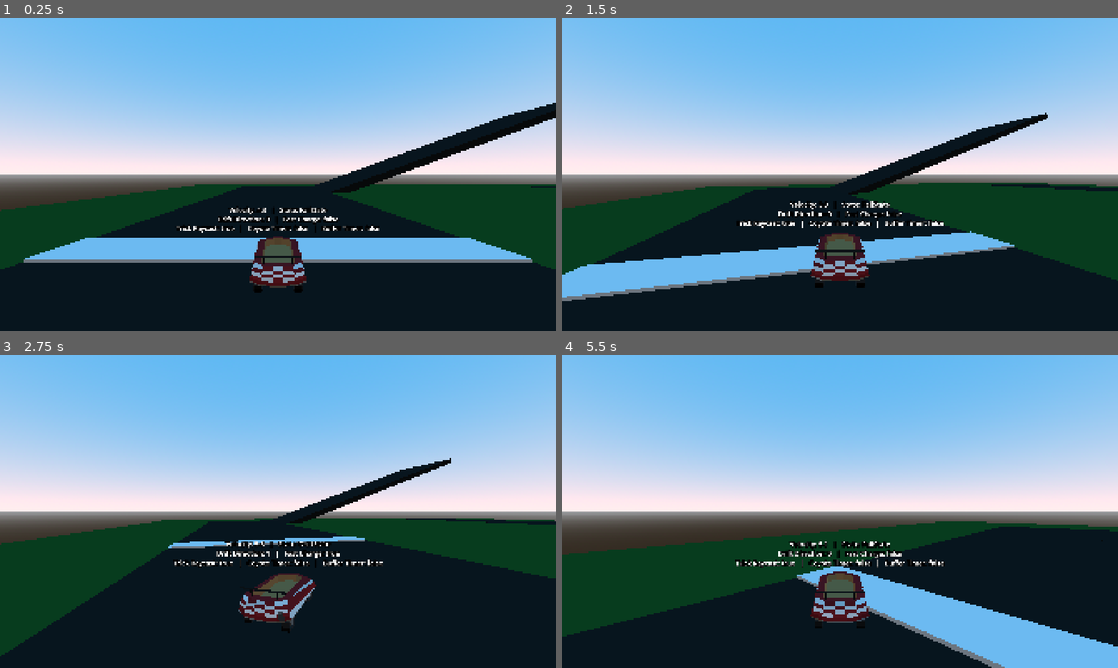
Above: before the commit, frames 1-4 (two rows, left to right).
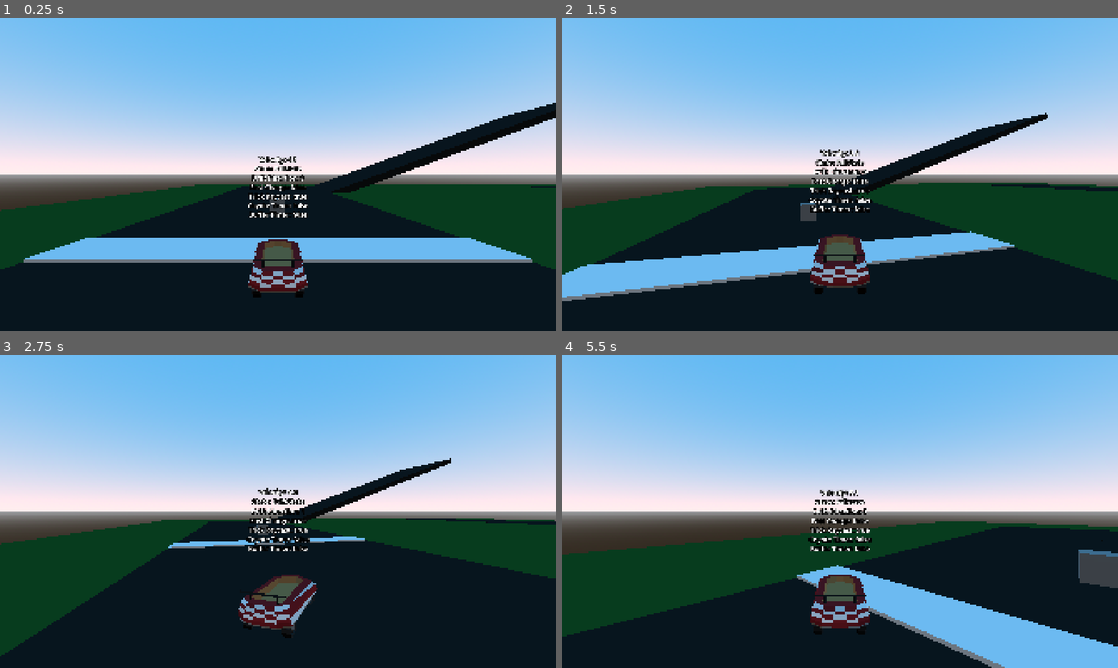
Above: after the commit, the same moments.

Repository: CISC-486-Game-Development-Project/cisc-486-game-development-project
Game: Godot game, scene res://Scenes/Tracks/debug_track.tscn
Same seed, same stepped clock (60 frames per second), same inputs: the game is played once before the commit and once after it. Sound files missing from this copy of the repository are replaced by a short silence.
Inputs:
- Up to frame 1 (0.25 s): no input
- Up to frame 2 (1.5 s): hold D (Right) 0.53-1.28 s; hold P (Drift) 0.53-1.28 s; hold S (Backward) from 1.28 s (still down); tap P (Drift) at 1.35 s
- Up to frame 3 (2.75 s): release S (Backward) at 2.03 s; hold D (Right) from 2.03 s (still down); hold P (Drift) from 2.03 s (still down)
- Up to frame 4 (5.5 s): release D (Right) at 2.78 s; release P (Drift) at 2.78 s; hold W (Forward) 2.78-3.53 s; tap P (Drift) at 2.85, 4.35 s; hold P (Drift) 3.53-4.28 s; hold A (Left) 3.53-5.03 s; hold S (Backward) from 5.03 s (still down); hold P (Drift) from 5.03 s (still down)

The runs differ from the first frame. In frame 1, 2.7% of the frame differs, in the area x 31-69%, y 44-90%; in frame 2, 2.9%; in frame 3, 3.1%; in frame 4, 3.7%, in the area x 31-100%, y 43-89%.

Commit message:
Added Base for Destructible Object & Hit State
Added very basic functionality for collision detection and force application on objects, as well as an unimplemented hit state for spinning out and a better way to display debug label data.

Diff:
--- /dev/null
+++ b/Components/StateMachine/States/hit_state.gd
@@ -0,0 +1,11 @@
+class_name HitState
+extends State
+
+# Onready Vars
+@onready var entity: CharacterBody3D = state_machine.get_parent()
+
+func enter(_prev_state: State) -> void:
+	pass # Begin state's unique animation here
+
+func physics_update(_delta: float) -> void:
+	check_transitions()
--- a/Components/StateMachine/state_transition.gd
+++ b/Components/StateMachine/state_transition.gd
@@ -3,7 +3,7 @@
 extends Node
 
 @export var to_state: State ## [State] to transition to when [member advance_expression] evaluates to true.
-@export_multiline var advance_expression: String ## When true, this transition will occur.
+@export_custom(PROPERTY_HINT_MULTILINE_TEXT, "lang=gdscript") var advance_expression: String ## When true, this transition will occur.
 
 @onready var state: State = get_parent() ## The [State] this transition is a child of.
 
--- /dev/null
+++ b/Entities/DestructibleObject/destructible_object.gd
@@ -0,0 +1,11 @@
+class_name DestructibleObject
+extends RigidBody3D
+
+func _on_area_3d_body_entered(body: Node3D) -> void:
+	if body == self:
+		return
+
+	if body is CharacterBody3D:
+		apply_central_impulse(body.velocity * 2 + Vector3(0, body.velocity.length() / 2, 0))
+	elif body is RigidBody3D:
+		pass
--- a/Entities/PlayerKart3D/player_kart_3d.gd
+++ b/Entities/PlayerKart3D/player_kart_3d.gd
@@ -73,8 +73,8 @@
 	_align_to_ground(delta)
 	move_and_slide()
 
-	# Debug label above kart
-	debug_label_3d.text = "Velocity: " + str(roundf(velocity.length() * 10) / 10) + "   |   State: " + state_machine.current_state.name + "\nDrift Direction: " + str(drift_dir) + "   |   Fast Charge: " + str(abs(steer_request) >= 0.8 and sign(steer_request) == drift_dir) + "\nTrick Raycast: " + str(trick_ray_cast_3d.is_colliding()) + "   |   Coyote Timer: " + str(trick_coyote_timer.time_left > 0)+ "   |   Buffer Timer: " + str(trick_buffer_timer.time_left > 0)
+	# Update Debug Label
+	_update_debug_label()
 
 ## Called every physics frame to collect input data.
 func _handle_input() -> void:
@@ -207,3 +207,26 @@
 		if trick_buffer_timer.time_left > 0 and not trick_ray_cast_3d.is_colliding():
 			return true
 	return false
+
+#####################
+## Debug Functions ##
+#####################
+
+## Updates the debug label's text with accurate information.
+## Should be called every physics frame.
+func _update_debug_label():
+	# Define debug texts to display
+	var debugs: Array[String] = [
+		"Velocity: " + str(roundf(velocity.length() * 10) / 10),
+		"State: " + state_machine.current_state.name,
+		"Drift Direction: " + str(drift_dir),
+		"Fast Charge: " + str(abs(steer_request) >= 0.8 and sign(steer_request) == drift_dir),
+		"Trick Raycast: " + str(trick_ray_cast_3d.is_colliding()),
+		"Coyote Timer: " + str(trick_coyote_timer.time_left > 0),
+		"Buffer Timer: " + str(trick_buffer_timer.time_left > 0),
+	]
+
+	# Apply debug texts to label
+	debug_label_3d.text = ""
+	for t in debugs:
+		debug_label_3d.text += t + "\n"
--- a/Entities/PlayerKart3D/player_kart_3d.tscn
+++ b/Entities/PlayerKart3D/player_kart_3d.tscn
@@ -14,9 +14,10 @@
 [ext_resource type="Script" uid="uid://c8xfvksbxr3eg" path="res://Components/StateMachine/States/reverse_state.gd" id="8_7wlea"]
 [ext_resource type="Script" uid="uid://t3ju34iymdl0" path="res://Components/StateMachine/States/fall_state.gd" id="9_r41fb"]
 [ext_resource type="Script" uid="uid://bmua4qbuf0vev" path="res://Components/StateMachine/States/trick_state.gd" id="12_iwjoc"]
-
-[sub_resource type="CylinderShape3D" id="CylinderShape3D_xvvda"]
-height = 0.8
+[ext_resource type="Script" uid="uid://b3ataw1etlka7" path="res://Components/StateMachine/States/hit_state.gd" id="15_5yhnq"]
+
+[sub_resource type="BoxShape3D" id="BoxShape3D_wgl67"]
+size = Vector3(1, 0.8, 2)
 
 [sub_resource type="Curve" id="Curve_iwjoc"]
 _data = [Vector2(0, 1), 0.0, 0.0, 0, 0, Vector2(1, 0), 0.0, 0.0, 0, 0]
@@ -172,6 +173,7 @@
 wheels = [NodePath("KartModel/AnimationPivot/BackWheelR"), NodePath("KartModel/AnimationPivot/BackWheelL"), NodePath("KartModel/AnimationPivot/FrontWheelR"), NodePath("KartModel/AnimationPivot/FrontWheelL")]
 
 [node name="KartModel" type="Node3D" parent="." unique_id=510578739]
+transform = Transform3D(1, 0, 0, 0, 1, 0, 0, 0, 1, 0, 0, 0.2)
 
 [node name="AnimationPivot" type="Node3D" parent="KartModel" unique_id=640171345]
 
@@ -233,13 +235,13 @@
 transform = Transform3D(-4.371139e-08, 0, 1, 0, 1, 0, -1, 0, -4.371139e-08, 2, 1.5, 30)
 
 [node name="CollisionShape3D" type="CollisionShape3D" parent="." unique_id=562479446]
-shape = SubResource("CylinderShape3D_xvvda")
+shape = SubResource("BoxShape3D_wgl67")
 
 [node name="DebugLabel3D" type="Label3D" parent="." unique_id=2145134111]
 transform = Transform3D(1, 0, 0, 0, 1, 0, 0, 0, 1, 0, 1, 0)
 billboard = 1
-text = "Speed: 0
-Drifting: false"
+text = "Debug Label: Visible"
+vertical_alignment = 2
 
 [node name="TrickRayCast3D" type="RayCast3D" parent="." unique_id=1264776242]
 transform = Transform3D(1, 0, 0, 0, 1, 0, 0, 0, 1, 0, 1, -3)
@@ -433,3 +435,12 @@
 to_state = NodePath("../../FallState")
 advance_expression = "entity.velocity.y <= 0"
 metadata/_custom_type_script = "uid://l1hrvfthq543"
+
+[node name="HitState" type="Node" parent="MovementStateMachine" unique_id=1653879341]
+script = ExtResource("15_5yhnq")
+metadata/_custom_type_script = "uid://b3ataw1etlka7"
+
+[node name="ToIdle" type="Node" parent="MovementStateMachine/HitState" unique_id=2016148862 node_paths=PackedStringArray("to_state")]
+script = ExtResource("6_7wlea")
+to_state = NodePath("../../IdleState")
+metadata/_custom_type_script = "uid://l1hrvfthq543"
--- a/Scenes/Tracks/debug_track.tscn
+++ b/Scenes/Tracks/debug_track.tscn
@@ -3,6 +3,7 @@
 [ext_resource type="Script" uid="uid://rdwha1wrjten" path="res://Scenes/Tracks/debug_track.gd" id="1_q5xdn"]
 [ext_resource type="PackedScene" uid="uid://qf1sj7vuq7b3" path="res://Entities/PlayerKart3D/player_kart_3d.tscn" id="1_wqmp7"]
 [ext_resource type="AudioStream" uid="uid://cgpun0hsxpw5o" path="res://Assets/Audio/Music/KartTheme.wav" id="2_4tdiq"]
+[ext_resource type="Script" uid="uid://bv71qsqein0kx" path="res://Entities/DestructibleObject/destructible_object.gd" id="4_bcedo"]
 
 [sub_resource type="ProceduralSkyMaterial" id="ProceduralSkyMaterial_7abii"]
 sky_top_color = Color(0.22520554, 0.47659743, 0.6379899, 1)
@@ -45,6 +46,13 @@
 size = Vector3(15, 1, 15)
 
 [sub_resource type="StandardMaterial3D" id="StandardMaterial3D_if3av"]
+
+[sub_resource type="BoxShape3D" id="BoxShape3D_bcedo"]
+
+[sub_resource type="BoxMesh" id="BoxMesh_t5fsa"]
+
+[sub_resource type="BoxShape3D" id="BoxShape3D_t5fsa"]
+size = Vector3(2, 2, 2)
 
 [node name="DebugTrack" type="Node3D" unique_id=1648609827]
 script = ExtResource("1_q5xdn")
@@ -143,3 +151,20 @@
 
 [node name="PlayerKart3D" parent="." unique_id=32768770 instance=ExtResource("1_wqmp7")]
 transform = Transform3D(-4.371139e-08, 0, 1, 0, 1, 0, -1, 0, -4.371139e-08, 2, 1.5, 30)
+
+[node name="DestructibleObject" type="RigidBody3D" parent="." unique_id=280148179]
+transform = Transform3D(1, 0, 0, 0, 1, 0, 0, 0, 1, -6.3330574, 1.2537726, 30.05519)
+script = ExtResource("4_bcedo")
+
+[node name="CollisionShape3D" type="CollisionShape3D" parent="DestructibleObject" unique_id=1817309755]
+shape = SubResource("BoxShape3D_bcedo")
+
+[node name="MeshInstance3D" type="MeshInstance3D" parent="DestructibleObject" unique_id=1173809332]
+mesh = SubResource("BoxMesh_t5fsa")
+
+[node name="Area3D" type="Area3D" parent="DestructibleObject" unique_id=1012518009]
+
+[node name="CollisionShape3D" type="CollisionShape3D" parent="DestructibleObject/Area3D" unique_id=130091451]
+shape = SubResource("BoxShape3D_t5fsa")
+
+[connection signal="body_entered" from="DestructibleObject/Area3D" to="DestructibleObject" method="_on_area_3d_body_entered"]
--- a/project.godot
+++ b/project.godot
@@ -27,6 +27,10 @@
 window/hdr/request_hdr_output=true
 window/stretch/mode="canvas_items"
 window/stretch/aspect="expand"
+
+[editor_plugins]
+
+enabled=PackedStringArray("res://addons/inspector_code_highlighter/plugin.cfg")
 
 [input]
 
Not shown, added: Components/StateMachine/States/hit_state.gd.uid
Not shown, added: Entities/DestructibleObject/destructible_object.gd.uid
